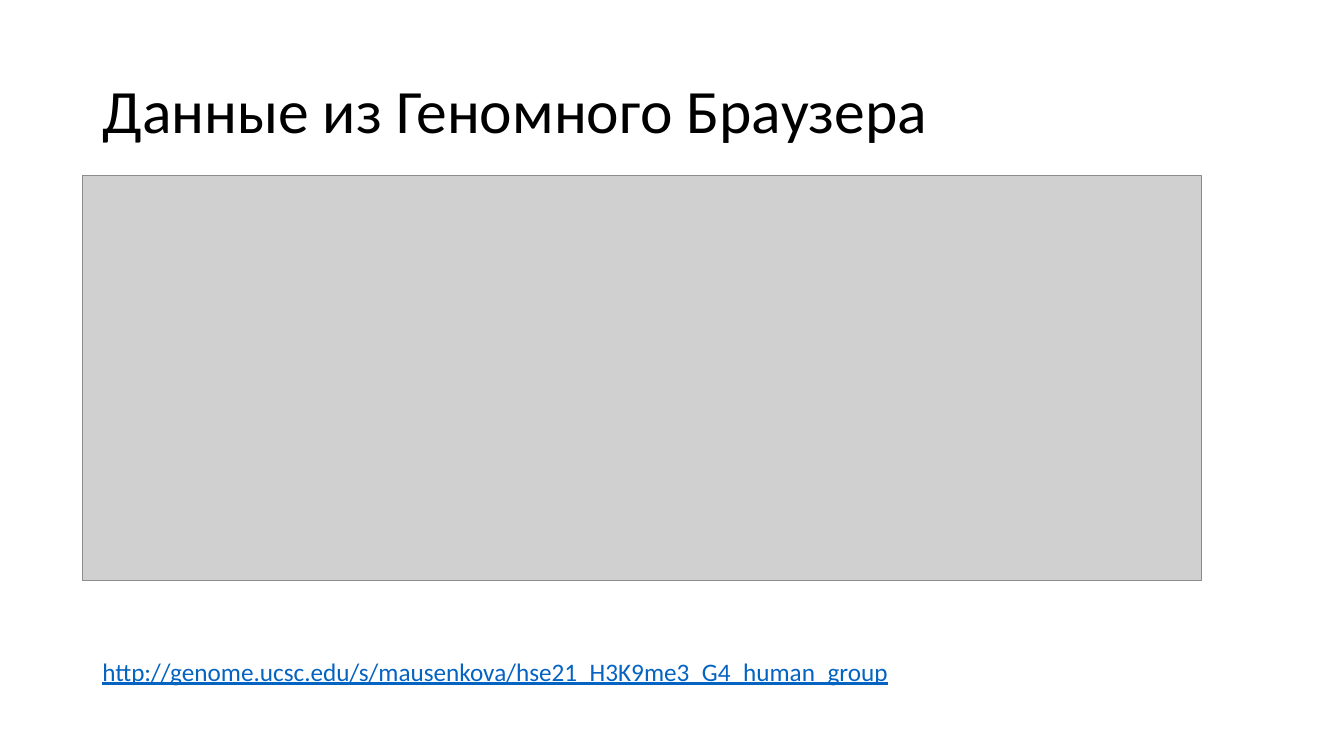
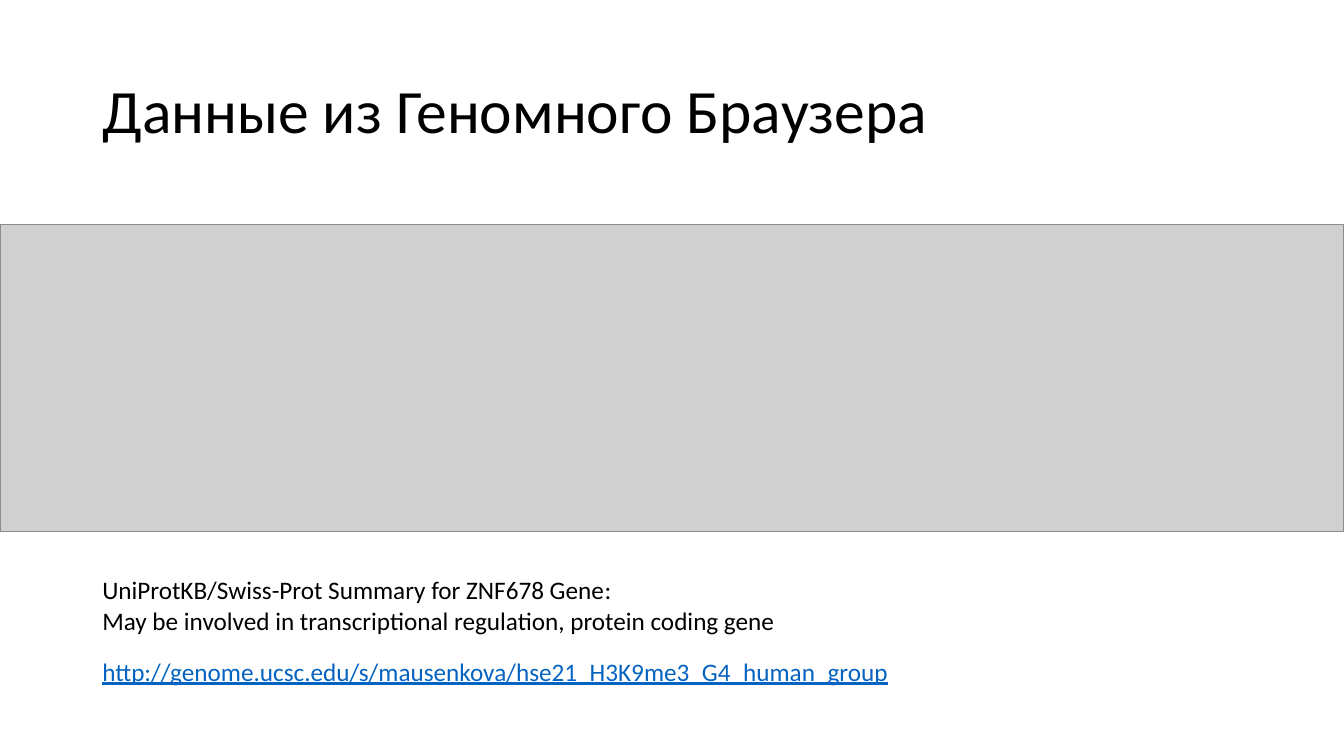
Before and after one commit to mausenkova/hse21_H3K9me3_G4_human_group, a slide deck: slide 9 of Презентация_hse21_H3K9me3_G4_human.pptx (slide 8 before the commit). Drawn at 1344x756 pixels with LibreOffice and Linux fonts; fonts in the diff are those of the drawing; grey boxes stand for pictures. Boxes give left, top, right and bottom in pixels: in the first picture for what was removed or moved away, otherwise in the second. Text is boxed around its words. In the diff, an @@ line names an element or a change of style, - is before the commit and + after.

```diff
--- a/Презентация_hse21_H3K9me3_G4_human.pptx
+++ b/Презентация_hse21_H3K9me3_G4_human.pptx
@@ picture: place and size @@
-picture at (83, 175, 1202, 580)
+picture at (0, 225, 1344, 532)
@@ text added at (102, 581, 774, 635), 18 pt, text #000000 @@
+UniProtKB/Swiss-Prot Summary for ZNF678 Gene:
+May be involved in transcriptional regulation, protein coding gene
```
Also in this commit, not shown: 3 other slides changed, 1 slide added.
